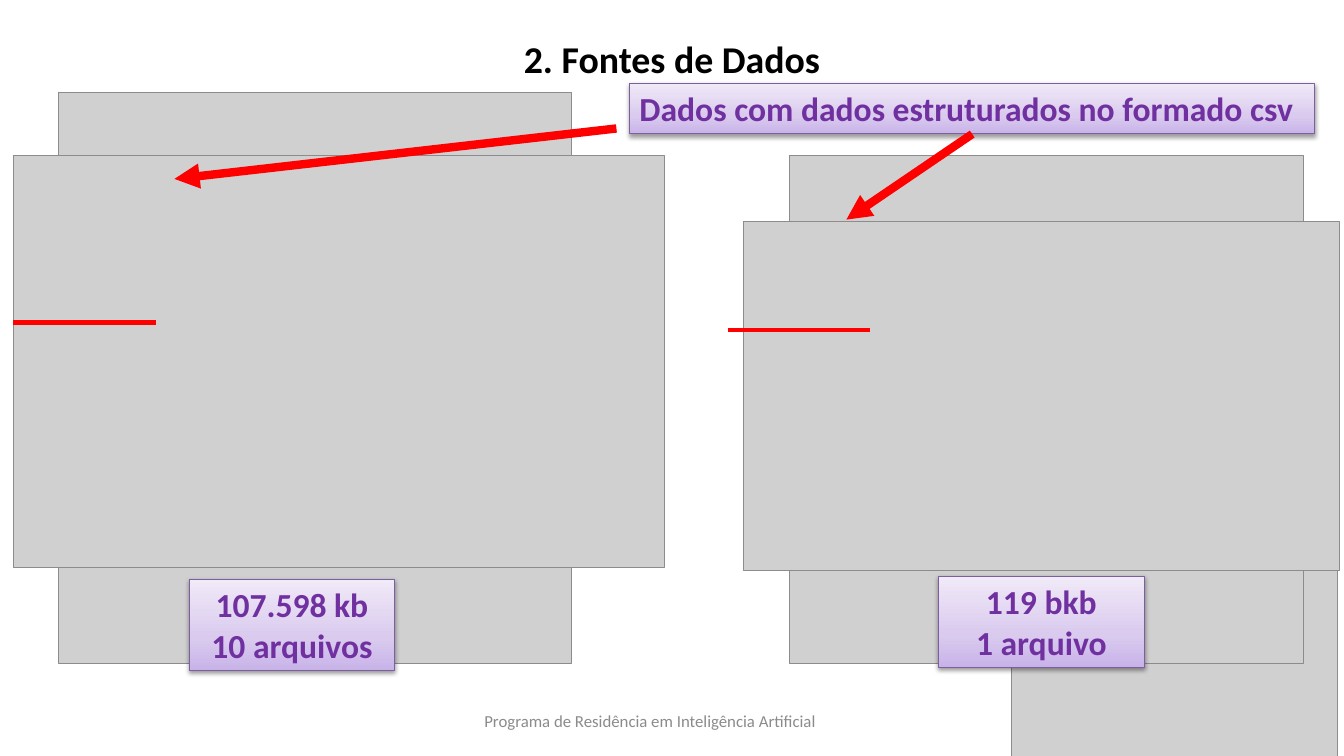
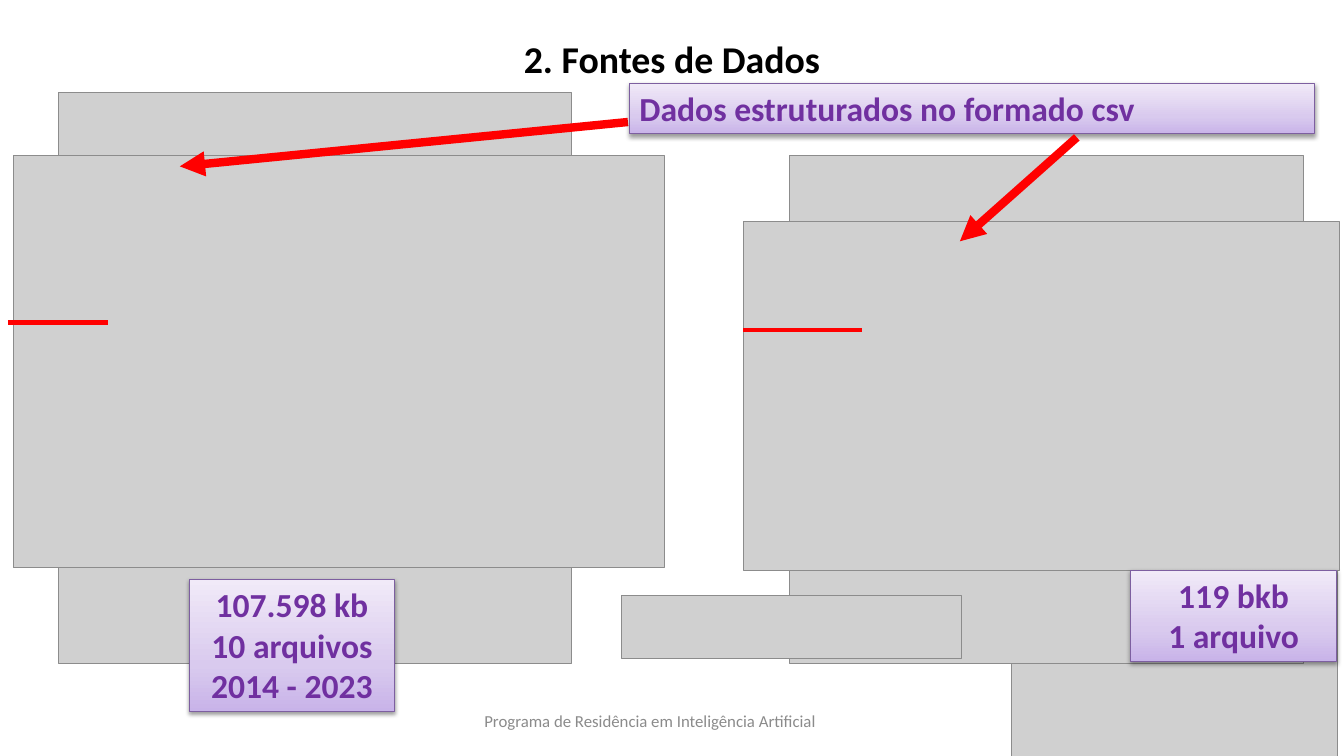
Before and after one commit to millercylindricalprojection/ATIVIDADE-AVALIATIVA-Big-Data-e-Minera-o-de-Dados, a slide deck: slide 11 of apresentacao e trabalhoDados/apresentacao.PPTX (slide 7 before the commit). Drawn at 1344x756 pixels with LibreOffice and Linux fonts; fonts in the diff are those of the drawing; grey boxes stand for pictures; background and template pictures are left out. Boxes give left, top, right and bottom in pixels: in the first picture for what was removed or moved away, otherwise in the second. Text is boxed around its words. In the diff, an @@ line names an element or a change of style, - is before the commit and + after.

```diff
--- a/apresentacao e trabalhoDados/apresentacao.PPTX
+++ b/apresentacao e trabalhoDados/apresentacao.PPTX
@@ text in rectangle at [639, 97, 1135, 121]: text changed @@
-Dados com dados estruturados no formado csv
+Dados estruturados no formado csv
@@ arrow moved from (617, 128) - (174, 179) to (628, 122) - (179, 166) @@
@@ arrow moved from (973, 134) - (847, 220) to (1077, 137) - (960, 241) @@
@@ line moved from (13, 323) - (156, 323) to (8, 323) - (109, 323) @@
@@ line moved from (728, 331) - (871, 331) to (744, 331) - (863, 331) @@
@@ rectangle "107.598 kb": place and size @@
-rectangle "107.598 kb" at [190, 580, 395, 671]
+rectangle "107.598 kb" at [190, 580, 395, 712]
@@ picture added at [622, 596, 961, 658] @@
@@ rectangle "119 bkb": place and size @@
-rectangle "119 bkb" at [939, 577, 1144, 668]
+rectangle "119 bkb" at [1131, 571, 1337, 662]
@@ text in rectangle at [211, 676, 373, 698]: paragraph added @@
+2014 - 2023
```
Also in this commit, not shown: 8 other slides changed, 16 slides added.
